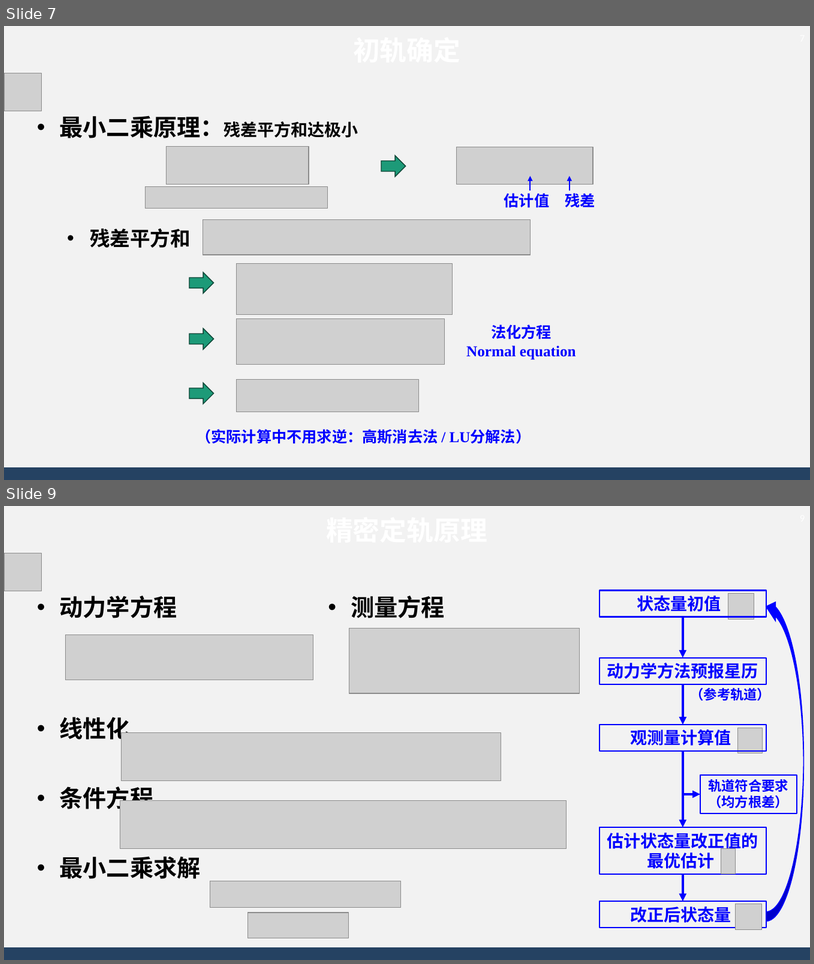
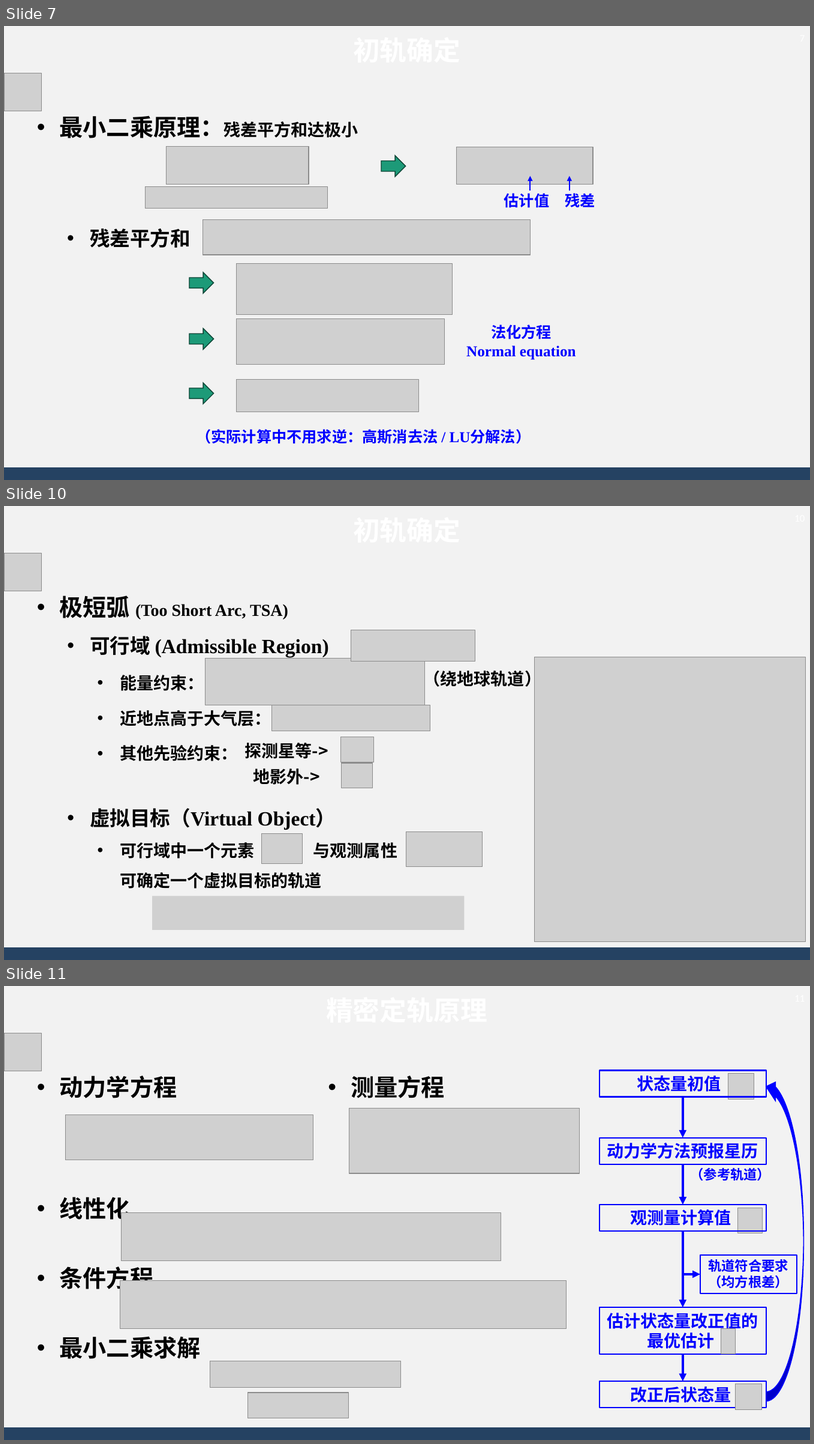
Before and after one commit to AsBackup/DAOSSA, a slide deck: 12 初轨确定和精密定轨原理.pptx. Shown one above the other, each under a label of ours: slides 7 and 9 before the commit, slides 7, 10 and 11 after it; the slides between them are not shown. The pictures are 814x964 and 814x1444 pixels, drawn with LibreOffice and Linux fonts; fonts in the diff are those of the drawing; grey boxes stand for pictures; background and template pictures are left out. Boxes give left, top, right and bottom in pixels: in the first picture for what was removed or moved away, otherwise in the second. Text is boxed around its words. In the diff, an @@ line names an element or a change of style, - is before the commit and + after.

```diff
--- a/12 初轨确定和精密定轨原理.pptx
+++ b/12 初轨确定和精密定轨原理.pptx
@@ slide 10 added at [4,506,810,960], background #F2F2F2; not listed: 1 template element that a slide beside it also shows @@
@@ text added at [4,506,810,553], 32 pt, text #FFFFFF, bold @@
+初轨确定
@@ page number added at [782,506,810,530], 12 pt, text #FFFFFF @@
+10
@@ picture added at [4,553,42,591] @@
@@ text added at [60,595,398,888], 20 pt, text #000000, bold @@
+• 极短弧 (Too Short Arc, TSA)
+  • 可行域 (Admissible Region)
+    • 能量约束：
+    • 近地点高于大气层：
+    • 其他先验约束：
+  • 虚拟目标（Virtual Object）
+    • 可行域中一个元素 ，与观测属性 ，可确定一个虚拟目标的轨道
@@ picture added at [351,630,475,661] @@
@@ picture added at [206,658,425,705] @@
@@ picture added at [535,657,806,942] @@
@@ text added at [424,668,542,690], 20 pt, text #000000, bold @@
+（绕地球轨道）
@@ picture added at [272,705,431,731] @@
@@ picture added at [341,736,374,762] @@
@@ text added at [245,742,329,759], 20 pt, text #000000, bold @@
+探测星等->
@@ text added at [254,768,320,784], 20 pt, text #000000, bold @@
+地影外->
@@ picture added at [342,763,372,789] @@
@@ picture added at [262,833,302,864] @@
@@ picture added at [407,831,483,867] @@
@@ picture added at [152,895,464,930] @@
@@ what was slide 9 is now slide 11 @@
```
Also in this commit, not shown: 4 slides changed, 1 other slide added, 1 other file.
